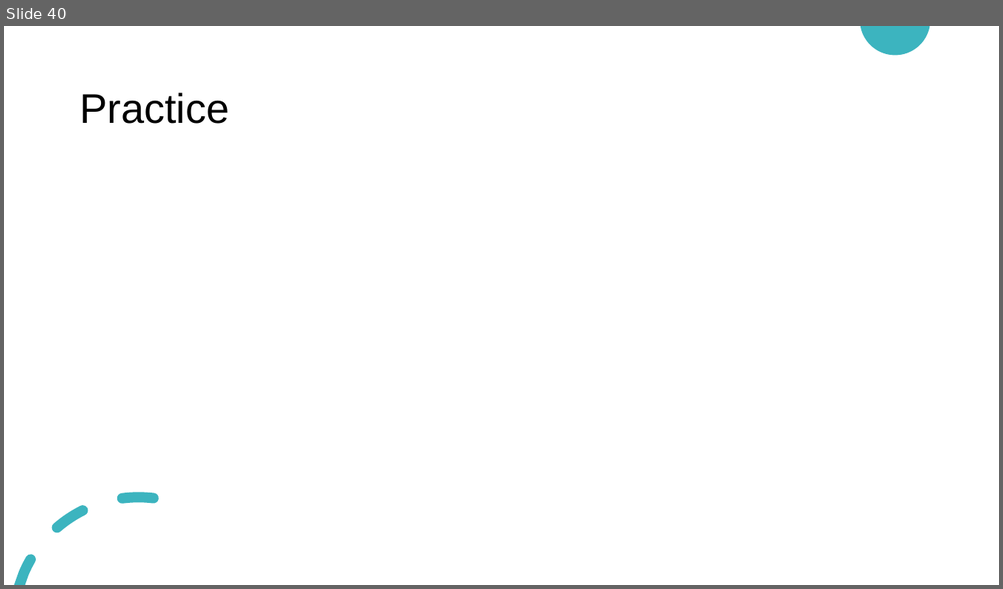
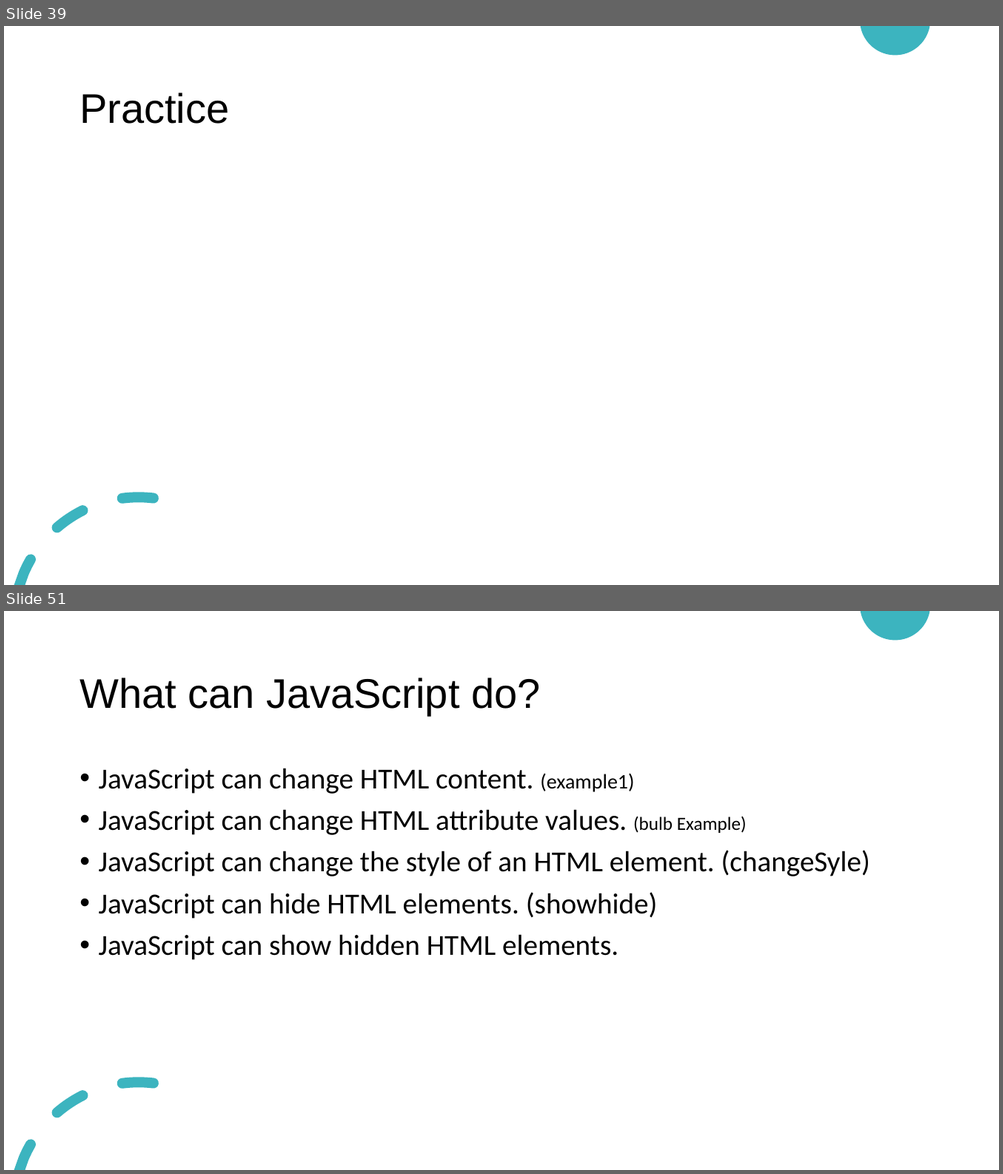
Before and after one commit to HanaZRasheed/HTU-Website-Fall2021, a slide deck: Website Design and Development.pptx. Shown one above the other, each under a label of ours: slide 40 before the commit, slides 39 and 51 after it; the slides between them are not shown. The pictures are 1003x589 and 1003x1174 pixels, drawn with LibreOffice and Linux fonts; fonts in the diff are those of the drawing. Boxes give left, top, right and bottom in pixels: in the first picture for what was removed or moved away, otherwise in the second. Text is boxed around its words. In the diff, an @@ line names an element or a change of style, - is before the commit and + after.

```diff
--- a/Website Design and Development.pptx
+++ b/Website Design and Development.pptx
@@ slide 51 added at (x1=4, y1=611, x2=999, y2=1170), background #FFFFFF; not listed: 2 template elements that a slide beside it also shows @@
@@ title added at (x1=79, y1=678, x2=540, y2=715), 40 pt, text #000000 @@
+What can JavaScript do?
@@ text added at (x1=99, y1=768, x2=870, y2=960), 28 pt, text #000000 @@
+• JavaScript can change HTML content. (example1)
+• JavaScript can change HTML attribute values. (bulb Example)
+• JavaScript can change the style of an HTML element. (changeSyle)
+• JavaScript can hide HTML elements. (showhide)
+• JavaScript can show hidden HTML elements.
@@ what was slide 40 is now slide 39 @@
```
Also in this commit, not shown: 36 other slides added, 2 slides removed, 1 other file.
